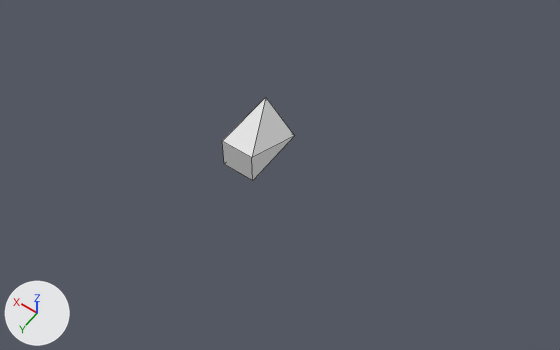
An edit to the FBX model Assets/GFX/FBX/corner_big_1x1x2_reversed.FBX, drawn before and after from the same camera.
The view is the same before and after, from a 50 mm camera at (-13.5, 71.9, 85.8) aimed at (24.2, 19.1, 2.9). Every picture has the same lights, and +X, +Y and +Z are marked at lower left. Mesh edges are drawn as thin lines. Where no turn or scale is listed for an object, it has been applied to the vertices.

The first picture shows 'corner_big_1x1x2_reversed'.
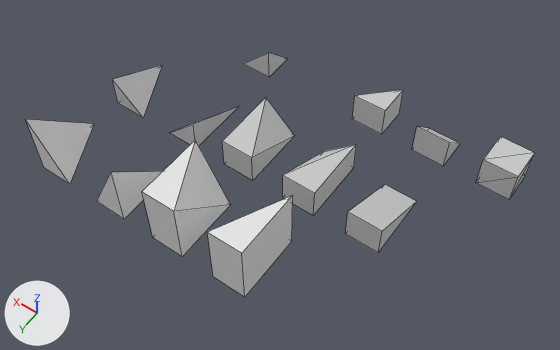
Changed parts and their boxes (x1, y1, x2, y2) in the pictures (560 x 350 px):
'corner_big_1x2x2_reversed', added
    after: (142, 140, 230, 257)
'corner_big_1x2x2', added
    after: (207, 196, 293, 297)
'corner_big_1x1x2', added
    after: (283, 145, 356, 216)
'ramp_1x1x2', added
    after: (345, 184, 417, 253)
'corner_small_1x2x2_reversed', added
    after: (26, 119, 94, 184)
'cube_1x1x1', added
    after: (476, 136, 534, 200)
'corner_small_1x2x2', added
    after: (97, 171, 163, 219)
'corner_big_1x1x1', added
    after: (352, 90, 403, 134)
'corner_small_1x1x2_reversed', added
    after: (112, 65, 162, 117)
'ramp_1x1x1', added
    after: (412, 127, 460, 166)
'corner_small_1x1x2', added
    after: (170, 107, 238, 146)
'corner_small_1x1x1', added
    after: (243, 53, 288, 77)

Edits to the bpy script that builds the scene:
```text
Add me_mesh_005:
    me_mesh_005.from_pydata([(-2.54, -5.08, 0.0), (2.54, -5.08, 0.0), (-2.54, 5.08, 0.0), (2.54, 5.08, 0.0), (-2.54, -5.08, 5.08), (-2.54, 5.08, 5.08), (2.54, 5.08, 5.08)], [], [(0, 2, 3, 1), (4, 6, 5), (0, 1, 4), (3, 2, 5, 6), (2, 0, 4, 5), (1, 3, 6), (4, 1, 6)])
    me_mesh_005.materials.append(mat_cube_1x1x1)  # its picture is missing
Add me_mesh_004:
    me_mesh_004.from_pydata([(-2.54, -2.54, 0.0), (-2.54, 2.54, 0.0), (2.54, 2.54, 0.0), (-2.54, 2.54, 5.08)], [], [(1, 0, 3), (2, 1, 3), (0, 1, 2), (0, 2, 3)])
    me_mesh_004.materials.append(mat_cube_1x1x1)  # its picture is missing
Add me_mesh_003:
    me_mesh_003.from_pydata([(-2.54, -2.54, 0.0), (2.54, -2.54, 0.0), (-2.54, 2.54, 0.0), (2.54, 2.54, 0.0), (-2.54, -2.54, 5.08), (-2.54, 2.54, 5.08), (2.54, 2.54, 5.08)], [], [(0, 2, 3, 1), (4, 6, 5), (0, 1, 4), (3, 2, 5, 6), (2, 0, 4, 5), (1, 3, 6), (1, 6, 4)])
    me_mesh_003.materials.append(mat_cube_1x1x1)  # its picture is missing
Add me_mesh_011:
    me_mesh_011.from_pydata([(2.54, -5.08, 0.0), (-2.54, 5.08, 0.0), (2.54, 5.08, 0.0), (2.54, 5.08, 5.08)], [], [(2, 1, 3), (1, 2, 0), (0, 2, 3), (0, 3, 1)])
    me_mesh_011.materials.append(mat_cube_1x1x1)  # its picture is missing
Add me_mesh_010:
    me_mesh_010.from_pydata([(-2.54, -5.08, 0.0), (2.54, -5.08, 0.0), (-2.54, 5.08, 0.0), (2.54, 5.08, 0.0), (2.54, -5.08, 10.16), (-2.54, 5.08, 10.16), (2.54, 5.08, 10.16)], [], [(0, 2, 3, 1), (1, 3, 6, 4), (3, 2, 5, 6), (2, 0, 5), (4, 6, 5), (0, 1, 4), (5, 0, 4)])
Add me_mesh_006:
    me_mesh_006.from_pydata([(-2.54, -5.08, 0.0), (-2.54, 5.08, 0.0), (2.54, 5.08, 0.0), (-2.54, 5.08, 5.08)], [], [(1, 0, 3), (0, 1, 2), (2, 1, 3), (0, 2, 3)])
    me_mesh_006.materials.append(mat_cube_1x1x1)  # its picture is missing
Add me_mesh_007:
    me_mesh_007.from_pydata([(-2.54, -5.08, 0.0), (2.54, -5.08, 0.0), (-2.54, 5.08, 0.0), (2.54, 5.08, 0.0), (-2.54, -5.08, 10.16), (-2.54, 5.08, 10.16), (2.54, 5.08, 10.16)], [], [(0, 2, 3, 1), (4, 6, 5), (0, 1, 4), (3, 2, 5, 6), (2, 0, 4, 5), (1, 3, 6), (4, 1, 6)])
Add me_mesh_012:
    me_mesh_012.from_pydata([(2.54, -5.08, 0.0), (-2.54, 5.08, 0.0), (2.54, 5.08, 0.0), (2.54, 5.08, 10.16)], [], [(2, 1, 3), (1, 2, 0), (0, 2, 3), (0, 3, 1)])
Add me_mesh_001:
    me_mesh_001.from_pydata([(-2.54, -2.54, 0.0), (2.54, -2.54, 0.0), (-2.54, 2.54, 0.0), (2.54, 2.54, 0.0), (-2.54, 2.54, 5.08), (2.54, 2.54, 5.08)], [], [(0, 2, 3, 1), (3, 2, 4, 5), (2, 0, 4), (1, 3, 5), (1, 5, 4, 0)])
    me_mesh_001.materials.append(mat_cube_1x1x1)  # its picture is missing
Add me_mesh_008:
    me_mesh_008.from_pydata([(-2.54, -5.08, 0.0), (-2.54, 5.08, 0.0), (2.54, 5.08, 0.0), (-2.54, 5.08, 10.16)], [], [(1, 0, 3), (0, 1, 2), (2, 1, 3), (2, 3, 0)])
Add me_mesh_002:
    me_mesh_002.from_pydata([(-2.54, -5.08, 0.0), (2.54, -5.08, 0.0), (-2.54, 5.08, 0.0), (2.54, 5.08, 0.0), (-2.54, 5.08, 5.08), (2.54, 5.08, 5.08)], [], [(0, 2, 3, 1), (3, 2, 4, 5), (2, 0, 4), (1, 3, 5), (1, 5, 4, 0)])
    me_mesh_002.materials.append(mat_cube_1x1x1)  # its picture is missing
Add ob_corner_big_1x1x2:
    ob_corner_big_1x1x2 = bpy.data.objects.new('corner_big_1x1x2', me_mesh_005)
    ob_corner_big_1x1x2.location = (20.32, 15.24, 0.0)
Add ob_corner_small_1x1x1:
    ob_corner_small_1x1x1 = bpy.data.objects.new('corner_small_1x1x1', me_mesh_004)
    ob_corner_small_1x1x1.location = (40.64, 0.0, 0.0)
Add ob_corner_big_1x1x1:
    ob_corner_big_1x1x1 = bpy.data.objects.new('corner_big_1x1x1', me_mesh_003)
    ob_corner_big_1x1x1.location = (20.32, 0.0, 0.0)
Add ob_corner_small_1x1x2_reversed:
    ob_corner_small_1x1x2_reversed = bpy.data.objects.new('corner_small_1x1x2_reversed', me_mesh_011)
    ob_corner_small_1x1x2_reversed.location = (50.8, 15.24, 0.0)
Add ob_corner_big_1x2x2_reversed:
    ob_corner_big_1x2x2_reversed = bpy.data.objects.new('corner_big_1x2x2_reversed', me_mesh_010)
    ob_corner_big_1x2x2_reversed.location = (30.48, 30.48, 0.0)
Add ob_corner_small_1x1x2:
    ob_corner_small_1x1x2 = bpy.data.objects.new('corner_small_1x1x2', me_mesh_006)
    ob_corner_small_1x1x2.location = (40.64, 15.24, 0.0)
Add ob_corner_big_1x2x2:
    ob_corner_big_1x2x2 = bpy.data.objects.new('corner_big_1x2x2', me_mesh_007)
    ob_corner_big_1x2x2.location = (20.32, 30.48, 0.0)
Add ob_cube_1x1x1:
    ob_cube_1x1x1 = bpy.data.objects.new('cube_1x1x1', me_mesh_1)  # a box spanning x -2.54..2.54, y -2.54..2.54, z 0.0..5.08; in mat_cube_1x1x1 (its picture is missing)
    ob_cube_1x1x1.location = (0.0, 0.0, 0.0)
Add ob_corner_small_1x2x2_reversed:
    ob_corner_small_1x2x2_reversed = bpy.data.objects.new('corner_small_1x2x2_reversed', me_mesh_012)
    ob_corner_small_1x2x2_reversed.location = (50.8, 30.48, 0.0)
Add ob_ramp_1x1x1:
    ob_ramp_1x1x1 = bpy.data.objects.new('ramp_1x1x1', me_mesh_001)
    ob_ramp_1x1x1.location = (10.16, 0.0, 0.0)
Add ob_corner_small_1x2x2:
    ob_corner_small_1x2x2 = bpy.data.objects.new('corner_small_1x2x2', me_mesh_008)
    ob_corner_small_1x2x2.location = (40.64, 30.48, 0.0)
Add ob_ramp_1x1x2:
    ob_ramp_1x1x2 = bpy.data.objects.new('ramp_1x1x2', me_mesh_002)
    ob_ramp_1x1x2.location = (10.16, 15.24, 0.0)
```
